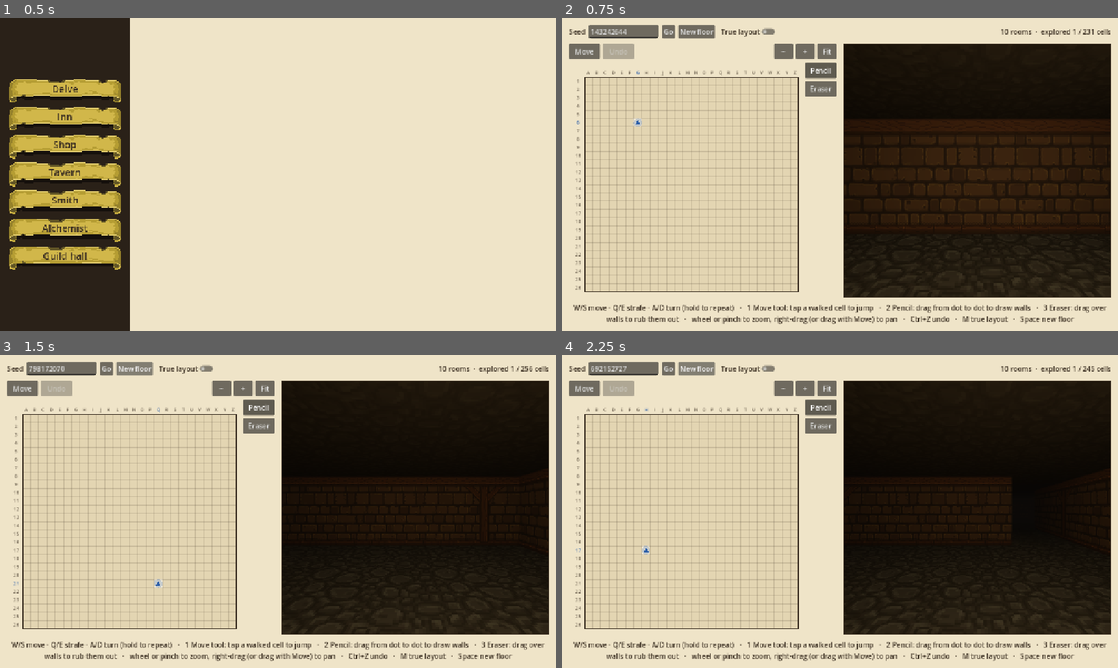
Above: before the commit, frames 1-4 (two rows, left to right).
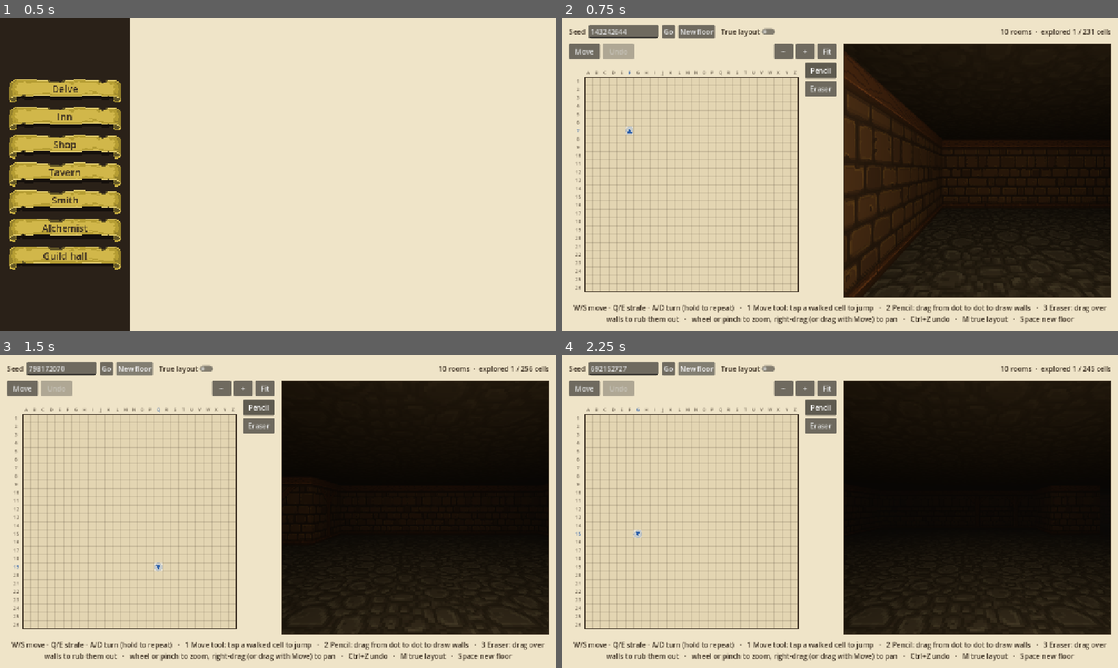
Above: after the commit, the same moments.

Repository: ofirvard/EOClone
Game: Godot game, scene res://scenes/main_menu.tscn
Same seed, same stepped clock (60 frames per second), same inputs: the game is played once before the commit and once after it.
Inputs:
- Up to frame 1 (0.5 s): no input
- Up to frame 2 (0.75 s): click "Delve" at 0.5 s
- Up to frame 3 (1.5 s): click "New floor" at 1.25 s
- Up to frame 4 (2.25 s): click "New floor" at 2 s

Frame 1 is identical in both runs. In frame 2, 7.8% of the frame differs, in the area x 2-99%, y 11-90%; in frame 3, 0.7%; in frame 4, 1.4%.

Commit message:
Add stairs up in a wall and a trapdoor down; note new design ideas
- Each floor has stairs up set into a wall beside the start room (the
  party starts in front of them, facing in) and a trapdoor down in another
  random room. Scenery only for now.
- 3D view shows them as pictures on the wall face and the floor, picked
  by the theme file; the true layout marks them with arrows.
- Tests check placement for every seed.
- Design doc: camp crafting, sleeping at camp, day and night, premade
  floors, secret passages, and a picture for the town menu.

Co-Authored-By: Claude Opus 5.5 <noreply@anthropic.com>

Diff:
--- a/data/themes/basement.json
+++ b/data/themes/basement.json
@@ -5,5 +5,7 @@
 		{ "texture": "res://assets/textures/basement/basement_wall_3.png", "weight": 1 }
 	],
 	"floor": { "texture": "res://assets/textures/basement/stone_floor_2.png" },
-	"ceiling": { "texture": "res://assets/textures/basement/stone_floor_2.png", "tint": "6a635a" }
+	"ceiling": { "texture": "res://assets/textures/basement/stone_floor_2.png", "tint": "6a635a" },
+	"stairs_up": { "texture": "res://assets/textures/basement/stairs_1.png" },
+	"stairs_down": { "texture": "res://assets/textures/basement/basement_door_2.png" }
 }
--- a/src/rules/floor_generator.gd
+++ b/src/rules/floor_generator.gd
@@ -1,7 +1,7 @@
 extends RefCounted
-## Builds a floor from a seed: rooms joined by corridors, with the party
-## starting in a random room. (No stairs yet: they come back with multiple
-## floors.)
+## Builds a floor from a seed: rooms joined by corridors. The party starts in
+## a random room, in front of the stairs up set into its wall; a trapdoor down
+## sits in another random room.
 ## The same seed and settings always give the same floor.
 ##
 ## This is the first pass. Later passes will swap plain rectangles for
@@ -49,7 +49,7 @@
 
 	_place_rooms(grid, rng, settings)
 	_connect_rooms(grid, rng, int(settings["extra_connections"]))
-	_place_start(grid, rng)
+	_place_stairs(grid, rng)
 	return grid
 
 
@@ -130,11 +130,41 @@
 			grid.set_cell(Vector2i(x, y), FloorGrid.Cell.FLOOR)
 
 
-## The party starts in the middle of a random room.
-static func _place_start(grid: FloorGrid, rng: RandomNumberGenerator) -> void:
+## Stairs up go in a wall cell beside a random room, and the party starts on
+## the floor in front of them, facing into the room. The trapdoor down goes in
+## the middle of a different room.
+static func _place_stairs(grid: FloorGrid, rng: RandomNumberGenerator) -> void:
 	if grid.rooms.is_empty():
 		return
-	grid.start = _center(grid.rooms[rng.randi_range(0, grid.rooms.size() - 1)])
+	var start_room := rng.randi_range(0, grid.rooms.size() - 1)
+	var room := grid.rooms[start_room]
+
+	# Every (room edge cell, solid neighbour outside the room) pair.
+	var spots: Array[Vector3i] = []   # x, y = room cell; z = direction to the wall
+	for y in range(room.position.y, room.end.y):
+		for x in range(room.position.x, room.end.x):
+			var p := Vector2i(x, y)
+			for dir in 4:
+				var q := p + FloorGrid.DIRECTIONS[dir]
+				if not room.has_point(q) and grid.in_bounds(q) and grid.get_cell(q) == FloorGrid.Cell.WALL:
+					spots.append(Vector3i(x, y, dir))
+	if spots.is_empty():
+		grid.start = _center(room)
+	else:
+		var spot := spots[rng.randi_range(0, spots.size() - 1)]
+		grid.start = Vector2i(spot.x, spot.y)
+		grid.stairs_up = grid.start + FloorGrid.DIRECTIONS[spot.z]
+		grid.stairs_up_side = (spot.z + 2) % 4
+		grid.start_facing = grid.stairs_up_side
+		grid.set_cell(grid.stairs_up, FloorGrid.Cell.STAIRS_UP)
+
+	if grid.rooms.size() < 2:
+		return
+	var down_room := rng.randi_range(0, grid.rooms.size() - 2)
+	if down_room >= start_room:
+		down_room += 1
+	grid.stairs_down = _center(grid.rooms[down_room])
+	grid.set_cell(grid.stairs_down, FloorGrid.Cell.STAIRS_DOWN)
 
 
 static func _center(rect: Rect2i) -> Vector2i:
--- a/src/rules/floor_grid.gd
+++ b/src/rules/floor_grid.gd
@@ -2,7 +2,9 @@
 ## One dungeon floor as a grid of cells. Pure data: no nodes, no drawing,
 ## so it can be tested headless and shared by the 3D view and the map screen.
 
-enum Cell { WALL, FLOOR }
+## STAIRS_UP is solid (a stairway set into a wall); STAIRS_DOWN is a trapdoor
+## in the floor you can walk over.
+enum Cell { WALL, FLOOR, STAIRS_UP, STAIRS_DOWN }
 
 const DIRECTIONS: Array[Vector2i] = [Vector2i.UP, Vector2i.RIGHT, Vector2i.DOWN, Vector2i.LEFT]
 
@@ -12,6 +14,10 @@
 var seed_value: int = 0
 var rooms: Array[Rect2i] = []
 var start := Vector2i(-1, -1)   ## Where the party enters the floor.
+var start_facing := 0           ## Index into DIRECTIONS the party faces at the start.
+var stairs_up := Vector2i(-1, -1)
+var stairs_up_side := 0         ## DIRECTIONS index from stairs_up toward the open cell it faces.
+var stairs_down := Vector2i(-1, -1)
 
 
 func _init(w: int, h: int) -> void:
@@ -35,7 +41,10 @@
 
 
 func is_walkable(p: Vector2i) -> bool:
-	return in_bounds(p) and get_cell(p) != Cell.WALL
+	if not in_bounds(p):
+		return false
+	var cell := get_cell(p)
+	return cell == Cell.FLOOR or cell == Cell.STAIRS_DOWN
 
 
 func walkable_cells() -> Array[Vector2i]:
@@ -43,7 +52,7 @@
 	for y in height:
 		for x in width:
 			var p := Vector2i(x, y)
-			if get_cell(p) != Cell.WALL:
+			if is_walkable(p):
 				result.append(p)
 	return result
 
--- a/src/view/dungeon_view_3d.gd
+++ b/src/view/dungeon_view_3d.gd
@@ -2,7 +2,8 @@
 ## First-person 3D view of a floor. Walls come from a GridMap built from the
 ## rules grid; floor and ceiling are one plane each. A torch light rides on
 ## the camera and fog hides the distance, so only nearby walls read clearly.
-## Textures come from a theme file in data/themes/.
+## Textures come from a theme file in data/themes/. Stairs up are a picture on
+## one face of a wall block; the trapdoor down is a picture lying on the floor.
 
 const FloorGrid = preload("res://src/rules/floor_grid.gd")
 
@@ -11,6 +12,8 @@
 const EYE_HEIGHT := 1.1
 const TURN_TIME := 0.15
 const THEME_PATH := "res://data/themes/basement.json"
+const DECAL_LIFT := 0.01     ## Gap that keeps a picture from flickering into the surface under it.
+const TRAPDOOR_SIZE := 0.9   ## Share of the cell the trapdoor picture spans.
 
 
 var _gridmap: GridMap
@@ -21,6 +24,9 @@
 var _floor_mat: StandardMaterial3D
 var _ceiling_mat: StandardMaterial3D
 var _wall_weights: Array[int] = []
+var _stairs_up_mat: StandardMaterial3D
+var _stairs_down_mat: StandardMaterial3D
+var _props: Node3D           ## Stairs and trapdoor pictures; rebuilt with each floor.
 
 
 func _init() -> void:
@@ -34,6 +40,10 @@
 		_wall_weights.append(1)
 	_floor_mat = _texture_material(theme["floor"]) if theme.has("floor") else _material(Color("5b5246"), 0.6)
 	_ceiling_mat = _texture_material(theme["ceiling"]) if theme.has("ceiling") else _material(Color("3d362e"), 0.6)
+	if theme.has("stairs_up"):
+		_stairs_up_mat = _decal_material(theme["stairs_up"])
+	if theme.has("stairs_down"):
+		_stairs_down_mat = _decal_material(theme["stairs_down"])
 
 	_gridmap = GridMap.new()
 	_gridmap.cell_size = Vector3(CELL, WALL_HEIGHT, CELL)
@@ -47,6 +57,9 @@
 	_ceiling = MeshInstance3D.new()
 	_ceiling.material_override = _ceiling_mat
 	add_child(_ceiling)
+
+	_props = Node3D.new()
+	add_child(_props)
 
 	var env := Environment.new()
 	env.background_mode = Environment.BG_COLOR
@@ -81,7 +94,7 @@
 	_gridmap.clear()
 	for y in grid.height:
 		for x in grid.width:
-			if grid.get_cell(Vector2i(x, y)) == FloorGrid.Cell.WALL:
+			if not grid.is_walkable(Vector2i(x, y)):
 				_gridmap.set_cell_item(Vector3i(x, 0, y), _wall_variant(x, y, grid.seed_value))
 
 	var extent := Vector2(grid.width, grid.height) * CELL
@@ -100,6 +113,48 @@
 	ceiling_mesh.flip_faces = true
 	_ceiling.mesh = ceiling_mesh
 	_ceiling.position = Vector3(extent.x / 2, WALL_HEIGHT, extent.y / 2)
+
+	_build_props(grid)
+
+
+## The stairs picture on the wall face toward the room, and the trapdoor
+## picture on the floor. Each keeps its texture's proportions.
+func _build_props(grid: FloorGrid) -> void:
+	for child in _props.get_children():
+		child.queue_free()
+
+	if _stairs_up_mat and grid.in_bounds(grid.stairs_up):
+		var side := FloorGrid.DIRECTIONS[grid.stairs_up_side]
+		var quad := QuadMesh.new()
+		quad.size = Vector2(WALL_HEIGHT * _aspect(_stairs_up_mat), WALL_HEIGHT)
+		var stairs := MeshInstance3D.new()
+		stairs.mesh = quad
+		stairs.material_override = _stairs_up_mat
+		# A quad faces +Z; turn it to face the open cell, on the wall's surface.
+		stairs.rotation.y = atan2(side.x, side.y)
+		stairs.position = _cell_centre(grid.stairs_up, WALL_HEIGHT / 2.0) 			+ Vector3(side.x, 0, side.y) * (CELL / 2.0 + DECAL_LIFT)
+		_props.add_child(stairs)
+
+	if _stairs_down_mat and grid.in_bounds(grid.stairs_down):
+		var plane := PlaneMesh.new()
+		var aspect := _aspect(_stairs_down_mat)
+		var span := CELL * TRAPDOOR_SIZE
+		plane.size = Vector2(span, span / aspect) if aspect >= 1.0 else Vector2(span * aspect, span)
+		var trapdoor := MeshInstance3D.new()
+		trapdoor.mesh = plane
+		trapdoor.material_override = _stairs_down_mat
+		trapdoor.position = _cell_centre(grid.stairs_down, DECAL_LIFT)
+		_props.add_child(trapdoor)
+
+
+func _cell_centre(cell: Vector2i, height: float) -> Vector3:
+	return Vector3((cell.x + 0.5) * CELL, height, (cell.y + 0.5) * CELL)
+
+
+## Width over height of a material's texture.
+func _aspect(mat: StandardMaterial3D) -> float:
+	var size := mat.albedo_texture.get_size()
+	return size.x / size.y
 
 
 ## Puts the camera in `cell` looking along FloorGrid.DIRECTIONS[facing]
@@ -172,6 +227,18 @@
 	return mat
 
 
+## A material for a picture shown once on a quad: hard pixels, and see-through
+## where the texture is (so the trapdoor's corners show the floor).
+func _decal_material(entry: Dictionary) -> StandardMaterial3D:
+	var mat := StandardMaterial3D.new()
+	mat.albedo_texture = load(entry["texture"])
+	mat.texture_filter = BaseMaterial3D.TEXTURE_FILTER_NEAREST_WITH_MIPMAPS_ANISOTROPIC
+	mat.transparency = BaseMaterial3D.TRANSPARENCY_ALPHA_SCISSOR
+	mat.alpha_scissor_threshold = 0.5
+	mat.roughness = 0.95
+	return mat
+
+
 ## Plain colour with a soft noise texture so surfaces don't look flat.
 func _material(color: Color, noise_strength: float) -> StandardMaterial3D:
 	var noise := FastNoiseLite.new()
--- a/src/view/map_preview.gd
+++ b/src/view/map_preview.gd
@@ -23,6 +23,8 @@
 const VIEWER := Color("2d5fa8")
 const WRONG := Color("d0452f")
 const TRACE := Color(0.23, 0.18, 0.13, 0.45)
+const STAIRS_UP := Color("2f7a5a")
+const STAIRS_DOWN := Color("a33b2b")
 
 ## W/S forward/back, Q/E strafe, A/D turn.
 const MOVE_KEYS: Array[Key] = [KEY_W, KEY_S, KEY_Q, KEY_E, KEY_A, KEY_D]
@@ -154,7 +156,7 @@
 	_seed_edit.text = str(seed_value)
 	_view_3d.build(_grid)
 	_view_cell = _grid.start
-	_facing = _open_facing(_view_cell, 0)
+	_facing = _open_facing(_view_cell, _grid.start_facing)
 	_map.visit(_view_cell)
 	_view_3d.set_viewpoint(_view_cell, _facing, false)
 	_zoom = 1.0
@@ -744,9 +746,15 @@
 		_canvas.draw_rect(rect, UNKNOWN)
 
 
-## The real layout: open floor, solid rock shaded.
+## The real layout: open floor, solid rock shaded, stairs up as a green
+## arrow and the trapdoor down as a red one.
 func _draw_true_cell(p: Vector2i, rect: Rect2) -> void:
 	_canvas.draw_rect(rect, FLOOR if _grid.is_walkable(p) else ROCK)
+	match _grid.get_cell(p):
+		FloorGrid.Cell.STAIRS_UP:
+			_draw_arrow(rect, 0, STAIRS_UP)
+		FloorGrid.Cell.STAIRS_DOWN:
+			_draw_arrow(rect, 2, STAIRS_DOWN)
 
 
 func _true_wall_edges() -> Array[Vector3i]:
--- a/tests/run_tests.gd
+++ b/tests/run_tests.gd
@@ -58,11 +58,11 @@
 
 	var border_ok := true
 	for x in grid.width:
-		border_ok = border_ok and grid.get_cell(Vector2i(x, 0)) == FloorGrid.Cell.WALL
-		border_ok = border_ok and grid.get_cell(Vector2i(x, grid.height - 1)) == FloorGrid.Cell.WALL
+		border_ok = border_ok and not grid.is_walkable(Vector2i(x, 0))
+		border_ok = border_ok and not grid.is_walkable(Vector2i(x, grid.height - 1))
 	for y in grid.height:
-		border_ok = border_ok and grid.get_cell(Vector2i(0, y)) == FloorGrid.Cell.WALL
-		border_ok = border_ok and grid.get_cell(Vector2i(grid.width - 1, y)) == FloorGrid.Cell.WALL
+		border_ok = border_ok and not grid.is_walkable(Vector2i(0, y))
+		border_ok = border_ok and not grid.is_walkable(Vector2i(grid.width - 1, y))
 	expect(border_ok, "%s has a solid outer wall" % tag)
 
 	var in_room := false
@@ -72,6 +72,27 @@
 
 	var reach := grid.distances_from(grid.start)
 	expect(reach.size() == grid.walkable_cells().size(), "%s every open cell is reachable" % tag)
+
+	# Stairs up: solid, right behind the start, the party facing away from them.
+	expect(grid.get_cell(grid.stairs_up) == FloorGrid.Cell.STAIRS_UP and not grid.is_walkable(grid.stairs_up),
+		"%s has solid stairs up" % tag)
+	expect(grid.stairs_up + FloorGrid.DIRECTIONS[grid.stairs_up_side] == grid.start,
+		"%s starts in front of the stairs up" % tag)
+	expect(grid.start_facing == grid.stairs_up_side, "%s starts facing away from the stairs" % tag)
+
+	# Trapdoor down: walkable, reachable, in a different room from the start.
+	expect(grid.get_cell(grid.stairs_down) == FloorGrid.Cell.STAIRS_DOWN and reach.has(grid.stairs_down),
+		"%s has a reachable trapdoor down" % tag)
+	var same_room := false
+	for room in grid.rooms:
+		same_room = same_room or (room.has_point(grid.start) and room.has_point(grid.stairs_down))
+	expect(not same_room, "%s trapdoor is in a different room from the start" % tag)
+
+	var counts := {}
+	for c in grid.cells:
+		counts[c] = counts.get(c, 0) + 1
+	expect(counts.get(FloorGrid.Cell.STAIRS_UP, 0) == 1 and counts.get(FloorGrid.Cell.STAIRS_DOWN, 0) == 1,
+		"%s has exactly one of each stairs" % tag)
 
 
 func test_footsteps() -> void:
Binary file added: assets/textures/basement/basement_door_2.png
Not shown, added: assets/textures/basement/basement_door_2.png.import
Binary file added: assets/textures/basement/stairs_1.png
Not shown, added: assets/textures/basement/stairs_1.png.import
Not shown, changed: docs/design.md
Not shown, changed: docs/plan.md
